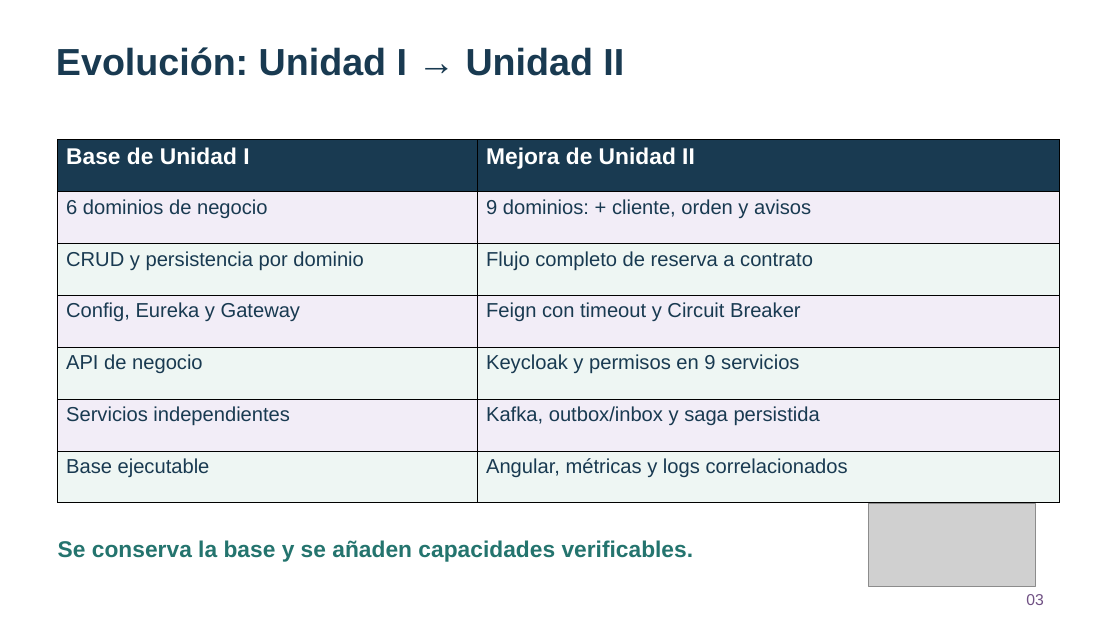
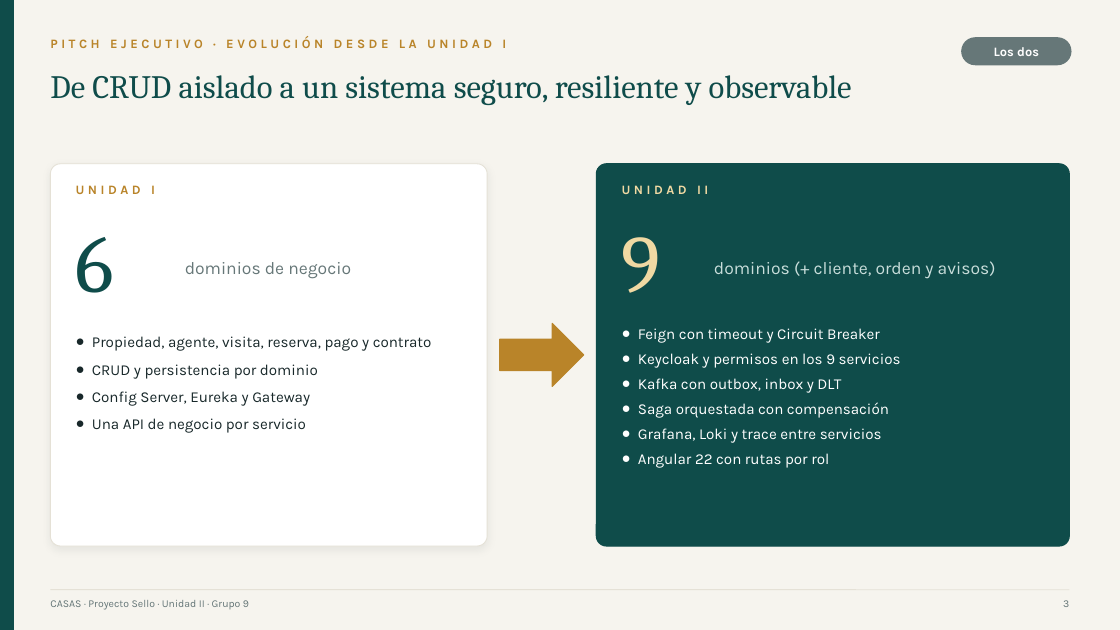
Before and after one commit to Stephmarc/CASAS-distribuidas, a slide deck: slide 3 of Mkdocs/docs/assets/CASAS-Sustentacion-Unidad2-Final.pptx. Drawn at 1120x630 pixels with LibreOffice and Linux fonts; fonts in the diff are those of the drawing; grey boxes stand for pictures. Boxes give left, top, right and bottom in pixels: in the first picture for what was removed or moved away, otherwise in the second. Text is boxed around its words. In the diff, an @@ line names an element or a change of style, - is before the commit and + after.

```diff
--- a/Mkdocs/docs/assets/CASAS-Sustentacion-Unidad2-Final.pptx
+++ b/Mkdocs/docs/assets/CASAS-Sustentacion-Unidad2-Final.pptx
@@ background #FFFFFF to #F6F4EE @@
@@ rectangle added at <box>0,0,13,630</box>, fill #0F4C4A, outline #0F4C4A 1 pt @@
@@ text at <box>50,37,506,48</box>: text changed; size 32.2 to 11 pt; font Arial to Karla; text colour #193A51 to #B98429 @@
-Evolución: Unidad I → Unidad II
+PITCH EJECUTIVO · EVOLUCIÓN DESDE LA UNIDAD I
@@ rounded rectangle added at <box>962,38,1071,65</box>, fill #667778, outline #667778 1 pt @@
@@ text added at <box>994,47,1039,56</box>, 11 pt, text #FFFFFF, bold @@
+Los dos
@@ text added at <box>50,75,852,105</box>, 28 pt, text #0F4C4A @@
+De CRUD aislado a un sistema seguro, resiliente y observable
@@ table removed at <box>58,140,1060,503</box>, 7 rows, 2 columns @@
-Base de Unidad I | Mejora de Unidad II
-6 dominios de negocio | 9 dominios: + cliente, orden y avisos
-CRUD y persistencia por dominio | Flujo completo de reserva a contrato
-Config, Eureka y Gateway | Feign con timeout y Circuit Breaker
-API de negocio | Keycloak y permisos en 9 servicios
-Servicios independientes | Kafka, outbox/inbox y saga persistida
-Base ejecutable | Angular, métricas y logs correlacionados
@@ rounded rectangle added at <box>50,164,487,546</box>, fill #FFFFFF, outline #E5E1D6 0.75 pt @@
@@ rounded rectangle added at <box>597,164,1070,546</box>, fill #0F4C4A, outline #0F4C4A 1 pt @@
@@ text added at <box>76,185,155,194</box>, 11 pt, text #B98429, bold @@
+UNIDAD I
@@ text added at <box>622,185,708,194</box>, 11 pt, text #F0D9A3, bold @@
+UNIDAD II
@@ text added at <box>76,237,114,293</box>, 70 pt, text #0F4C4A @@
+6
@@ text added at <box>622,237,661,293</box>, 70 pt, text #F0D9A3 @@
+9
@@ text added at <box>185,262,351,279</box>, 15 pt, text #667778 @@
+dominios de negocio
@@ text added at <box>714,261,996,279</box>, 15 pt, text #C9DEDB @@
+dominios (+ cliente, orden y avisos)
@@ right arrow added at <box>500,323,584,386</box>, fill #B98429, outline #B98429 1 pt @@
@@ text added at <box>638,328,901,468</box>, 13 pt, text #FFFFFF @@
+● Feign con timeout y Circuit Breaker
+● Keycloak y permisos en los 9 servicios
+● Kafka con outbox, inbox y DLT
+● Saga orquestada con compensación
+● Grafana, Loki y trace entre servicios
+● Angular 22 con rutas por rol
@@ text added at <box>92,336,432,433</box>, 13 pt, text #18282A @@
+● Propiedad, agente, visita, reserva, pago y contrato
+● CRUD y persistencia por dominio
+● Config Server, Eureka y Gateway
+● Una API de negocio por servicio
@@ picture removed at <box>869,503,1035,586</box> @@
@@ text removed at <box>58,540,694,562</box> @@
-Se conserva la base y se añaden capacidades verificables.
@@ line added from (50, 590) to (1070, 590), #E5E1D6 0.75 pt @@
@@ text removed at <box>1026,594,1043,605</box> @@
-03
@@ text added at <box>50,600,249,610</box>, 9 pt, text #667778 @@
+CASAS · Proyecto Sello · Unidad II · Grupo 9
@@ text added at <box>1063,600,1069,607</box>, 9 pt, text #667778 @@
+3
```
Also in this commit, not shown: 19 slides added, 12 slides removed, 11 other files.
